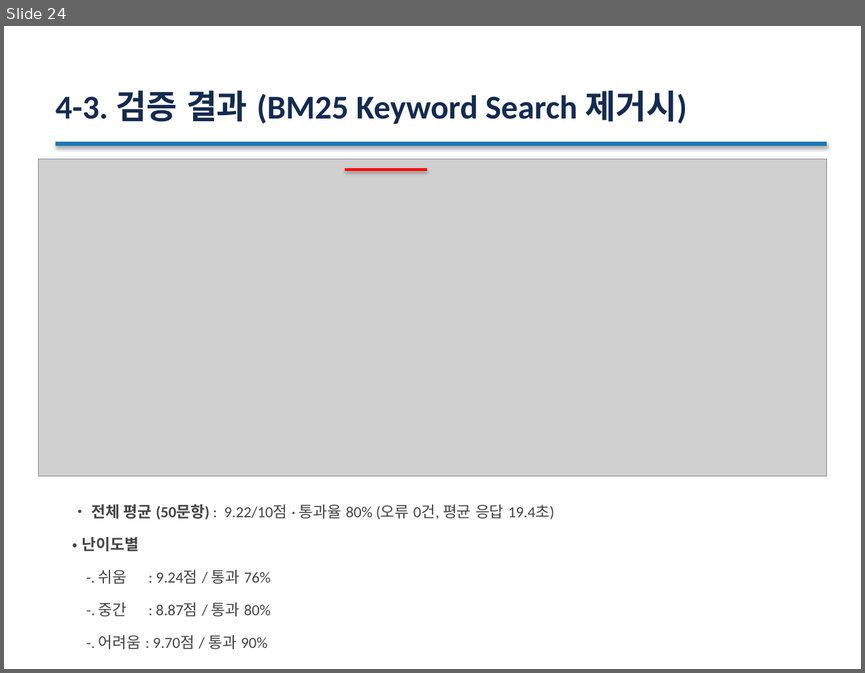
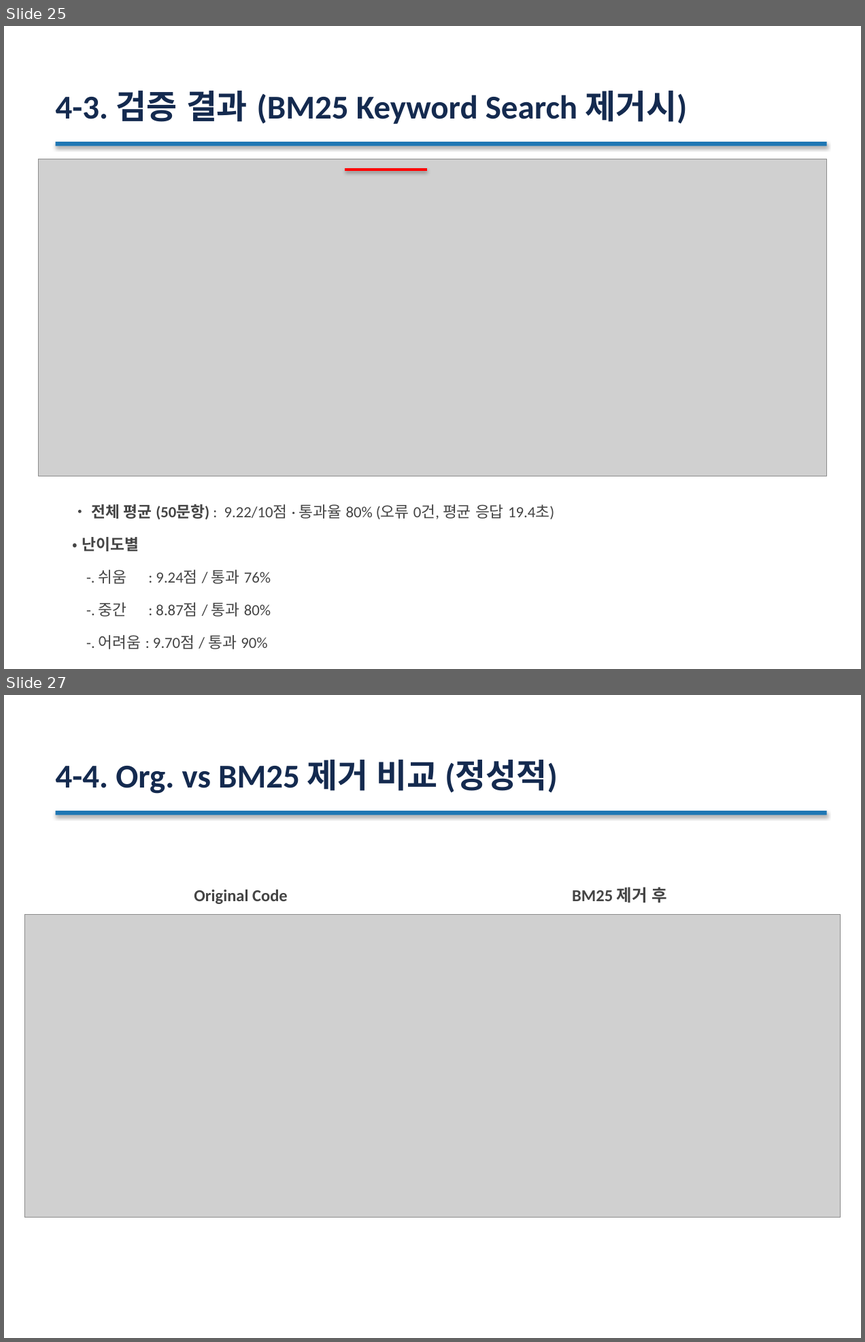
Before and after one commit to JVS-HADEV/test_repo, a slide deck: doitmyself/docs/traffic_law_z_overview.pptx. Shown one above the other, each under a label of ours: slide 24 before the commit, slides 25 and 27 after it; the slides between them are not shown. The pictures are 865x673 and 865x1342 pixels, drawn with LibreOffice and Linux fonts; fonts in the diff are those of the drawing; grey boxes stand for pictures. Boxes give left, top, right and bottom in pixels: in the first picture for what was removed or moved away, otherwise in the second. Text is boxed around its words. In the diff, an @@ line names an element or a change of style, - is before the commit and + after.

```diff
--- a/doitmyself/docs/traffic_law_z_overview.pptx
+++ b/doitmyself/docs/traffic_law_z_overview.pptx
@@ slide 27 added at (4,695,861,1338), background #FFFFFF @@
@@ title added at (56,760,558,794), 28 pt, text #142A4F, bold @@
+4-4. Org. vs BM25 제거 비교 (정성적)
@@ rectangle added at (56,811,827,815), fill #1F77B4 @@
@@ text added at (194,889,288,904), 14 pt, text #444444, bold @@
+Original Code
@@ text added at (572,887,668,902), 14 pt, text #444444, bold @@
+BM25 제거 후
@@ picture added at (24,915,840,1217) @@
@@ what was slide 24 is now slide 25 @@
```
Also in this commit, not shown: 7 slides changed, 4 other slides added, 5 other files.
